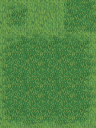
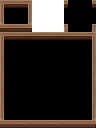
Revision of a layered (96, 128) image; what changed, layer by layer:
showed group "Wall" (6 layers) over [0, 0, 96, 128]
added layer "Layer 83" in group "Wall" over [0, 0, 96, 128]
hid group "Tops" (28 layers) over [0, 0, 96, 128]
